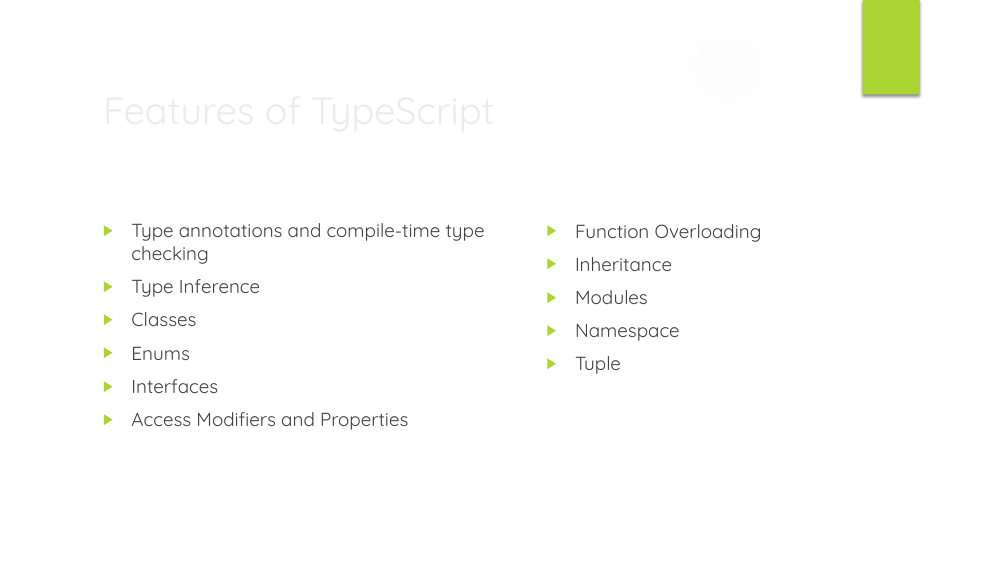
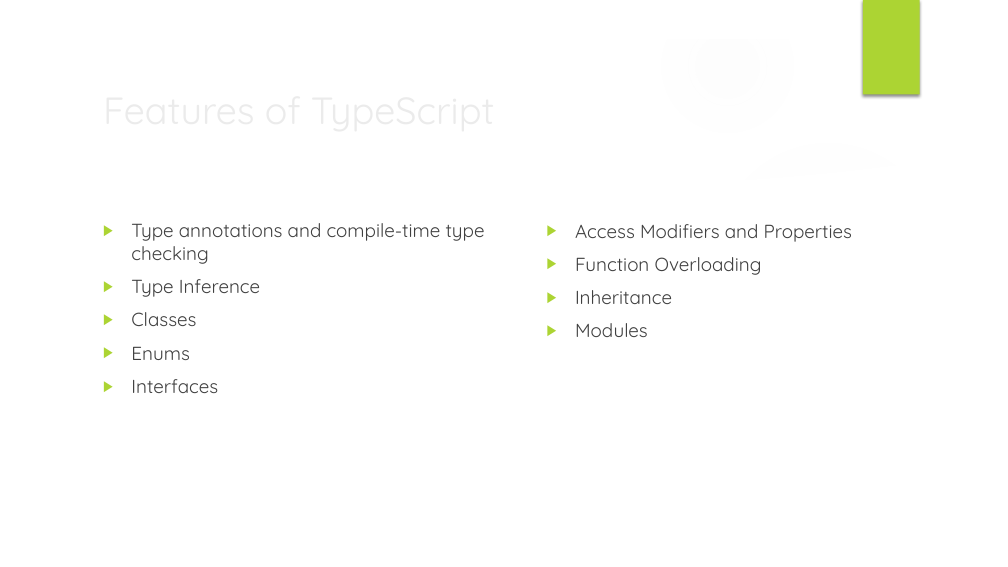
Before and after one commit to sintu-patel/typescript-excercise, a slide deck: slide 7 of docs/typescript-session-ppt.pptx. Drawn at 1008x567 pixels with LibreOffice and Linux fonts; fonts in the diff are those of the drawing; background and template pictures are left out. Boxes give left, top, right and bottom in pixels: in the first picture for what was removed or moved away, otherwise in the second. Text is boxed around its words. In the diff, an @@ line names an element or a change of style, - is before the commit and + after.

Commit message:
'ppt'

```diff
--- a/docs/typescript-session-ppt.pptx
+++ b/docs/typescript-session-ppt.pptx
@@ text at [575,224,852,242]: paragraph added @@
+▶ Access Modifiers and Properties
@@ text at [575,324,680,374]: paragraphs removed @@
-▶ Namespace
-▶ Tuple
@@ text at [131,412,408,430]: paragraph removed @@
-▶ Access Modifiers and Properties
```
Also in this commit, not shown: 1 other slide changed, 1 slide added.
